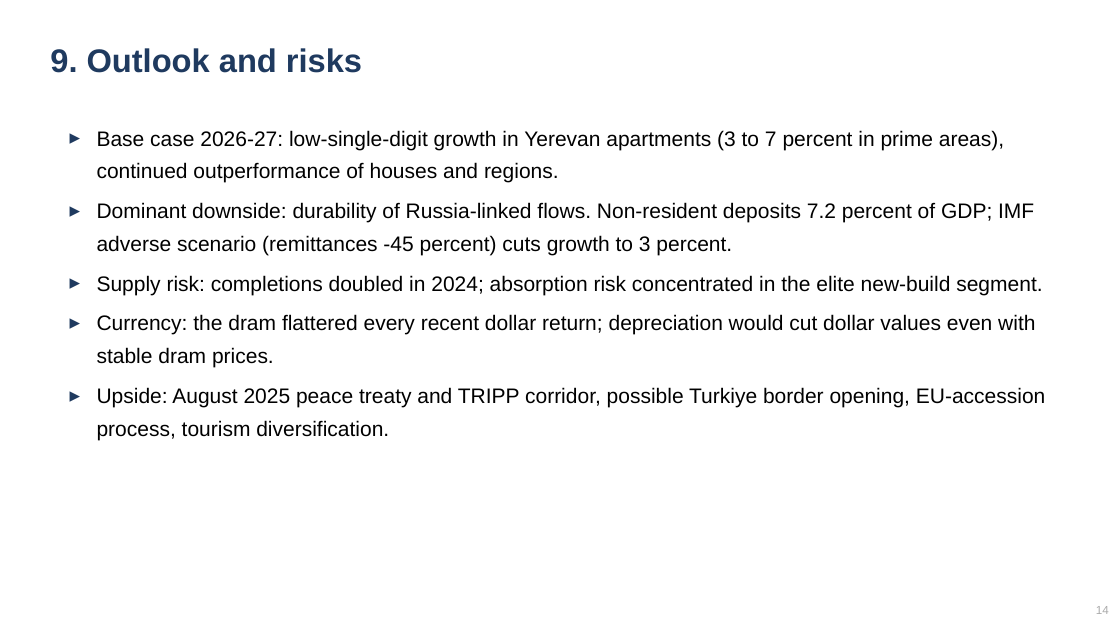
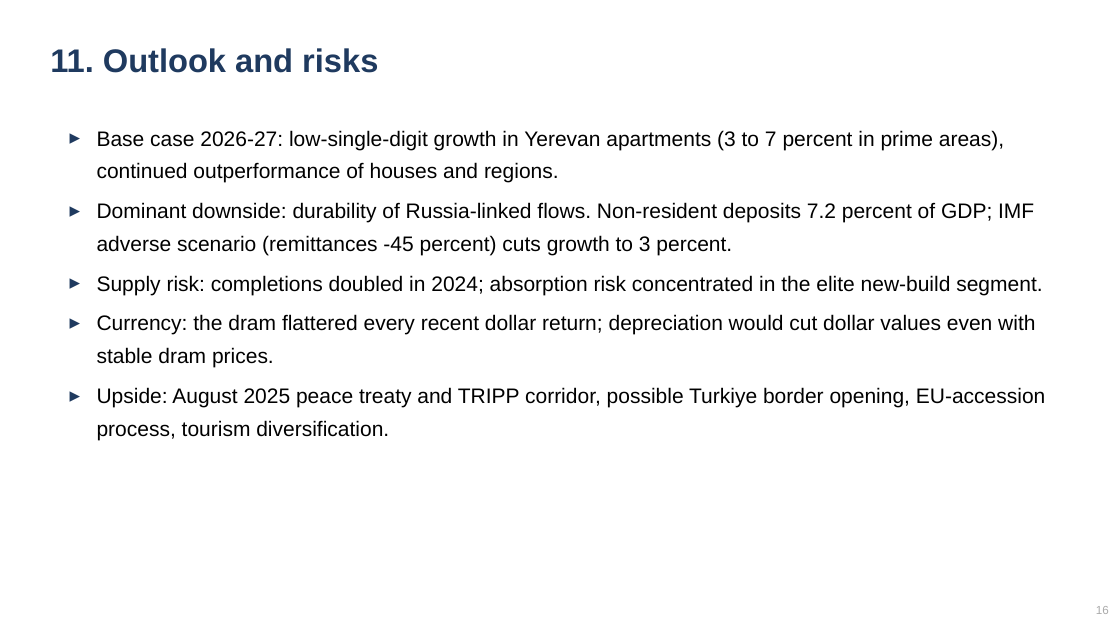
Before and after one commit to rasoolzandvakil-boop/yerevan-housing, a slide deck: slide 16 of Yerevan-Housing-Market-Slides.pptx (slide 14 before the commit). Drawn at 1120x630 pixels with LibreOffice and Linux fonts; fonts in the diff are those of the drawing. Boxes give left, top, right and bottom in pixels: in the first picture for what was removed or moved away, otherwise in the second. Text is boxed around its words. In the diff, an @@ line names an element or a change of style, - is before the commit and + after.

```diff
--- a/Yerevan-Housing-Market-Slides.pptx
+++ b/Yerevan-Housing-Market-Slides.pptx
@@ text at [50,48,378,73]: text changed @@
-9. Outlook and risks
+11. Outlook and risks
```
Also in this commit, not shown: 12 other slides changed, 2 slides added, 1 other file.
